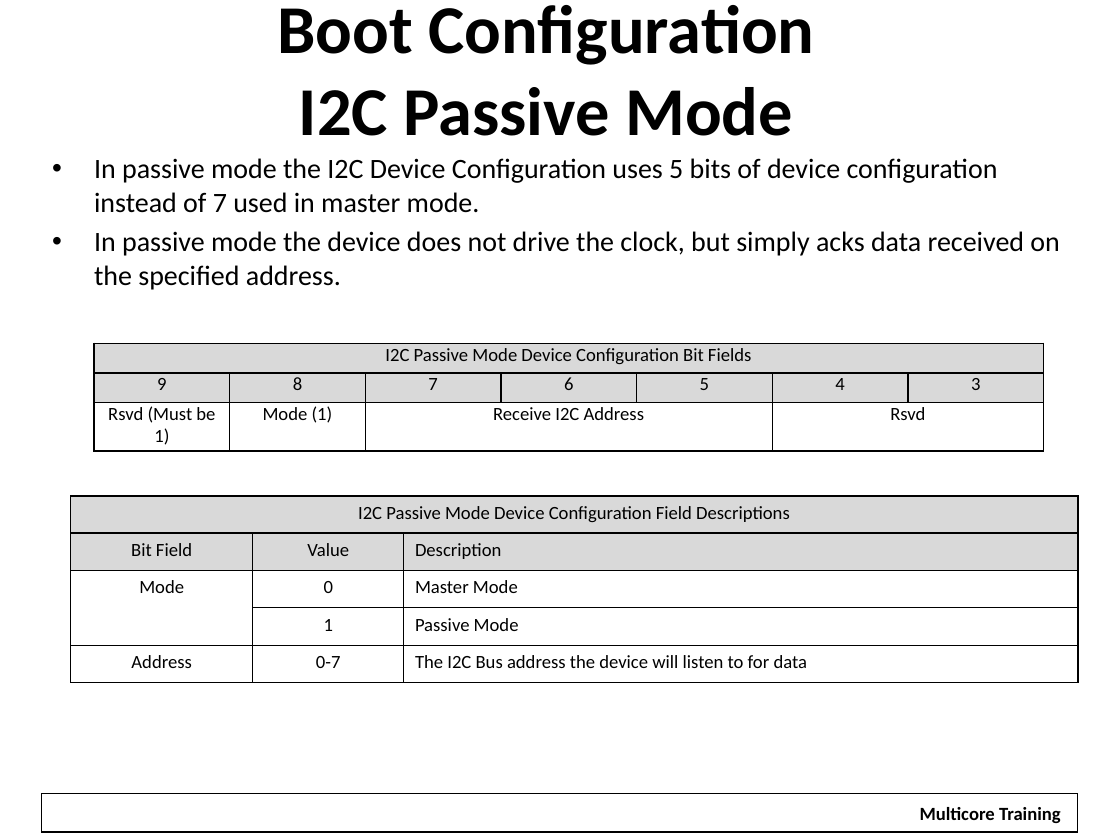
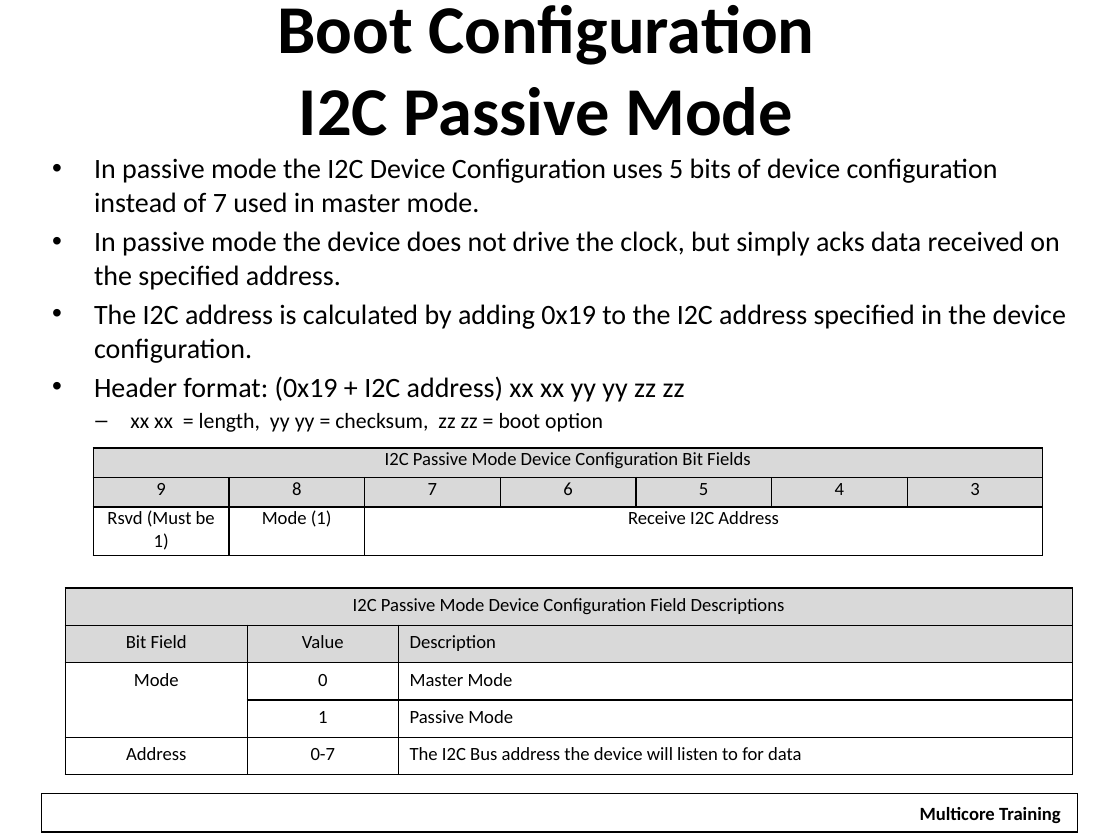
Before and after one commit to hari1989/keystone-workshop, a slide deck: slide 19 of slides/KeyStone Bootloader.pptx (slide 14 before the commit). Drawn at 1120x840 pixels with LibreOffice and Linux fonts; fonts in the diff are those of the drawing; background and template pictures are left out. Boxes give left, top, right and bottom in pixels: in the first picture for what was removed or moved away, otherwise in the second. Text is boxed around its words. In the diff, an @@ line names an element or a change of style, - is before the commit and + after.

```diff
--- a/slides/KeyStone Bootloader.pptx
+++ b/slides/KeyStone Bootloader.pptx
@@ text at [94,304,1066,432]: paragraphs added @@
+• The I2C address is calculated by adding 0x19 to the I2C address specified in the device configuration.
+• Header format: (0x19 + I2C address) xx xx yy yy zz zz
+  – xx xx = length, yy yy = checksum, zz zz = boot option
@@ table at [93,448,1042,556] @@
-row 3, column 6: Rsvd
+row 3, column 6: 
@@ table: place and size @@
-table at [94,344,1043,451]
+table at [93,448,1042,556]
@@ table: place and size @@
-table at [71,496,1077,683]
+table at [65,588,1072,775]
```
Also in this commit, not shown: 11 other slides changed, 8 slides added.
